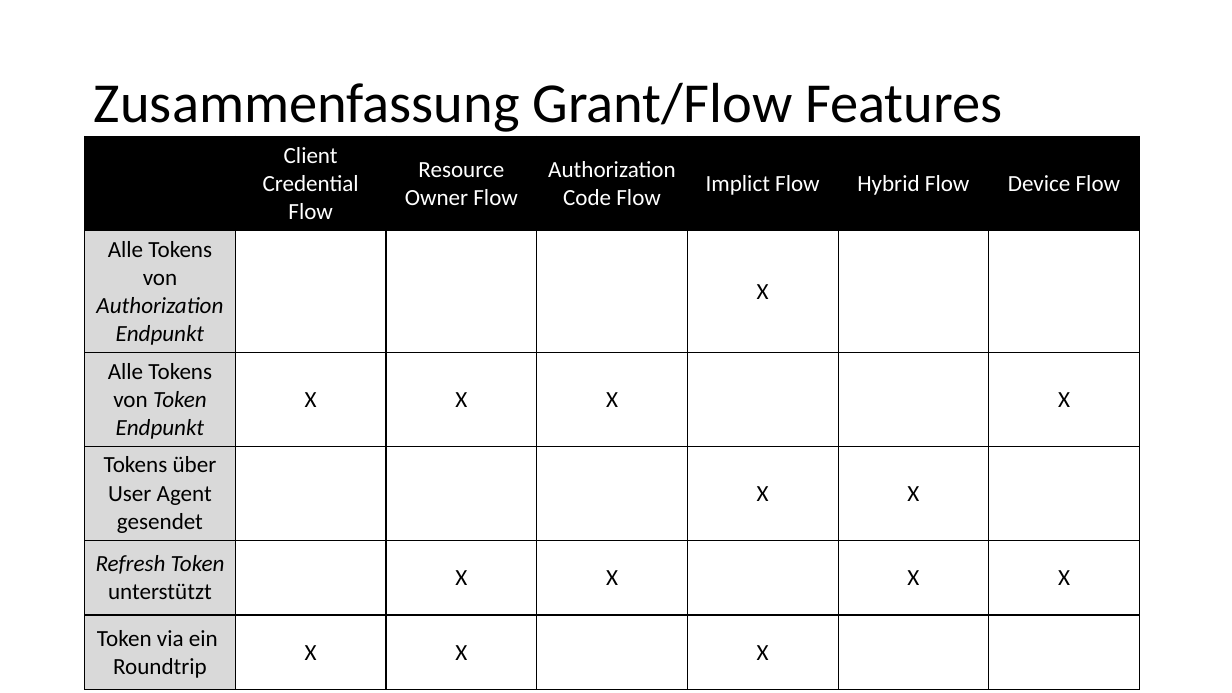
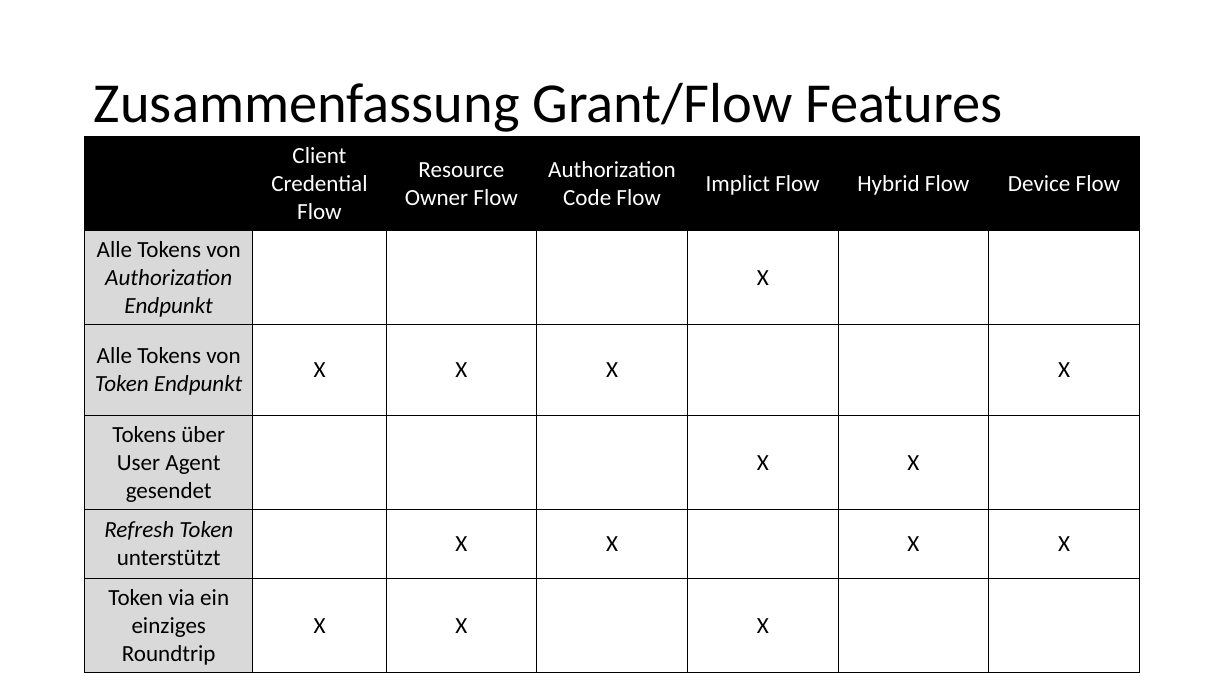
Before and after one commit to kalcik/talks-and-events, a slide deck: slide 44 of oidc-oauth/OpenIDConnect & OAuth.pptx. Drawn at 1232x693 pixels with LibreOffice and Linux fonts; fonts in the diff are those of the drawing. Boxes give left, top, right and bottom in pixels: in the first picture for what was removed or moved away, otherwise in the second. Text is boxed around its words. In the diff, an @@ line names an element or a change of style, - is before the commit and + after.

```diff
--- a/oidc-oauth/OpenIDConnect & OAuth.pptx
+++ b/oidc-oauth/OpenIDConnect & OAuth.pptx
@@ table at box(85, 137, 1140, 669) @@
-row 6, column 1: Token via ein Roundtrip
+row 6, column 1: Token via ein einziges Roundtrip
```
Also in this commit, not shown: 9 other slides changed.
